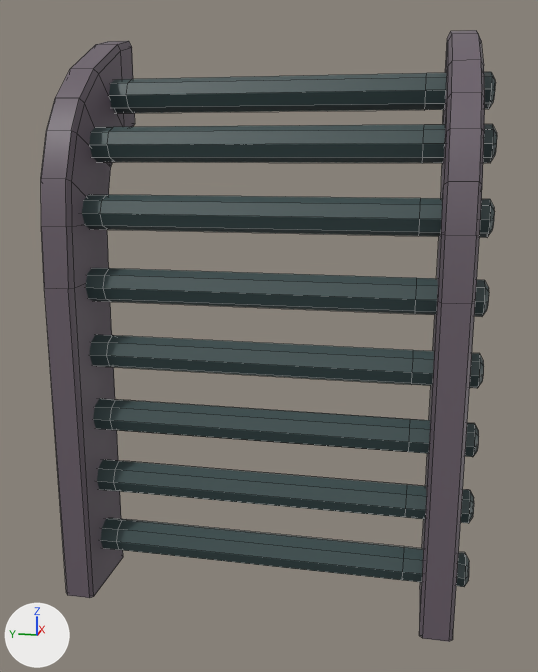
Before and after pictures for a commit that changed the Blender file assetsSource/Layouts/GB/GB_railings.blend.
The view is the same before and after, from a camera (50 mm lens) standing at (-1.8, -0.391, 1.183) and looking at (0.117, -0.007, 0.704). Arrows for +X, +Y and +Z are at lower left; the lights stay in place. Mesh edges are drawn as thin lines. The same objects are shown in both versions, whatever each file hides.

In view in the first picture: 'Ladder'.
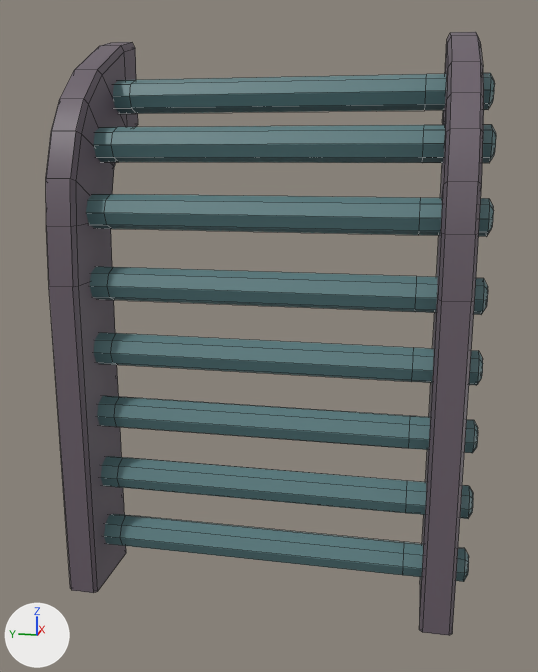
The change, as JSON lines over the scene's bpy script:
```json
{"op": "set", "path": "mat_railing.base_color", "old": "(0.0428, 0.0759, 0.0784)", "new": "(0.105, 0.212, 0.227)", "note": "dark cyan #3a4e4f -> cyan #5b7f83"}
{"block": "me_cylinder_002", "where": "me_cylinder_002.from_pydata(...)  # 520 vertices, 570 faces; spans x -0.122..0.35, y -0.557..0.557, z -0.002..1.494"}
{"block": "me_cylinder_002", "where": "# used by ob_ladder; location = (0.0, 0.0, 0.0)"}
{"block": "me_cylinder_002", "change": "me_cylinder_002 part 1: the whole mesh is moved by (0.025, 0.0, 0.0)"}
```

Pixel boxes (x1, y1, x2, y2) of what changed, in the pictures (538 x 672 px):
```json
{"object": "Ladder", "change": "recoloured, mesh moved", "before": [41, 30, 497, 642], "after": [46, 32, 496, 636]}
```
